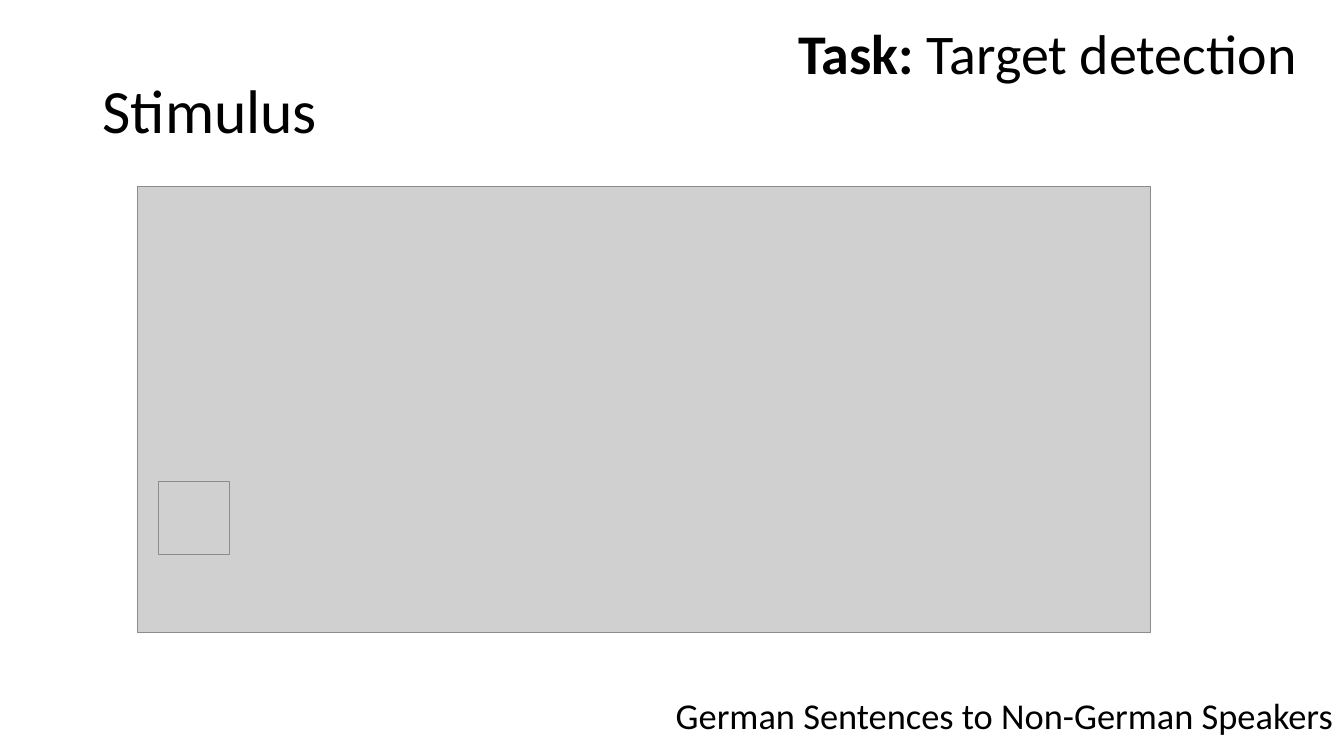
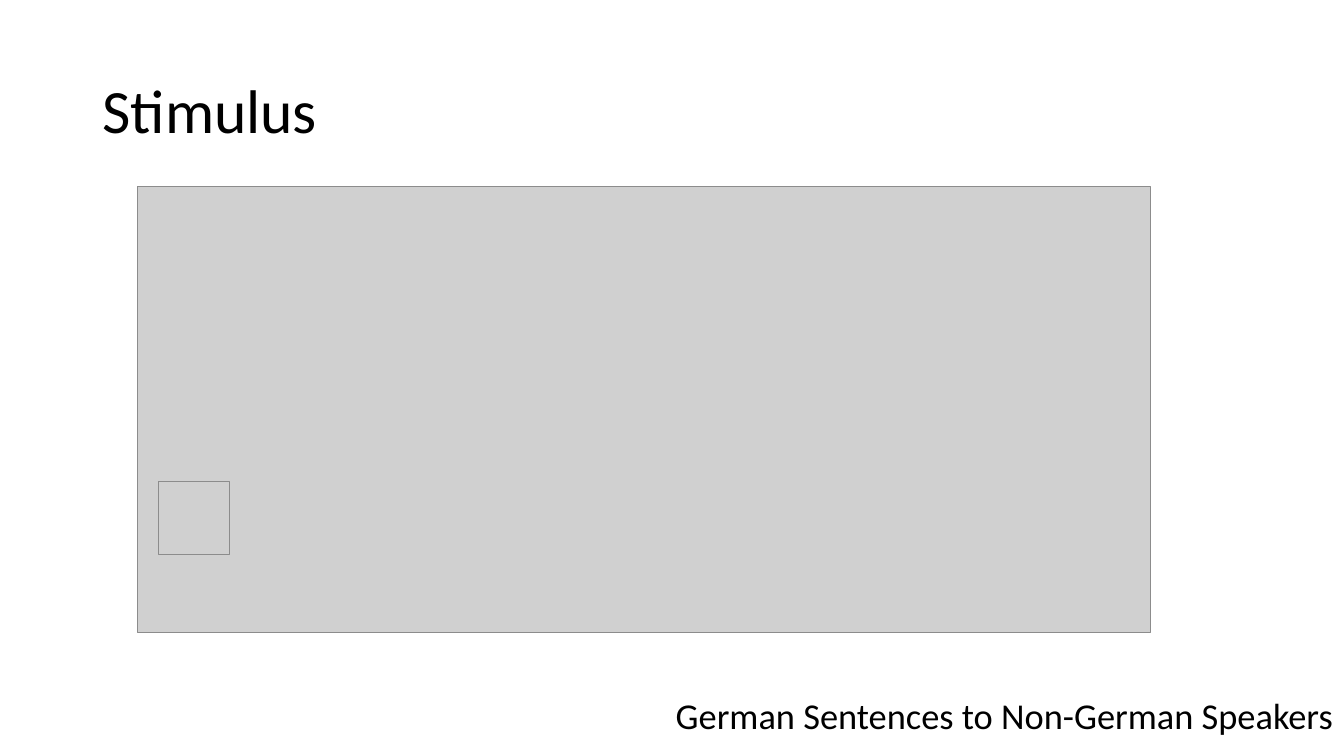
Before and after one commit to haberdashPI/german_track, a slide deck: slide 21 of presentations/ARO_2021/adapting_auditory_attention.pptx. Drawn at 1344x756 pixels with LibreOffice and Linux fonts; fonts in the diff are those of the drawing; grey boxes stand for pictures. Boxes give left, top, right and bottom in pixels: in the first picture for what was removed or moved away, otherwise in the second. Text is boxed around its words. In the diff, an @@ line names an element or a change of style, - is before the commit and + after.

```diff
--- a/presentations/ARO_2021/adapting_auditory_attention.pptx
+++ b/presentations/ARO_2021/adapting_auditory_attention.pptx
@@ text removed at (799, 34, 1297, 84) @@
-Task: Target detection
```
Also in this commit, not shown: 16 other slides changed, 1 slide added.
